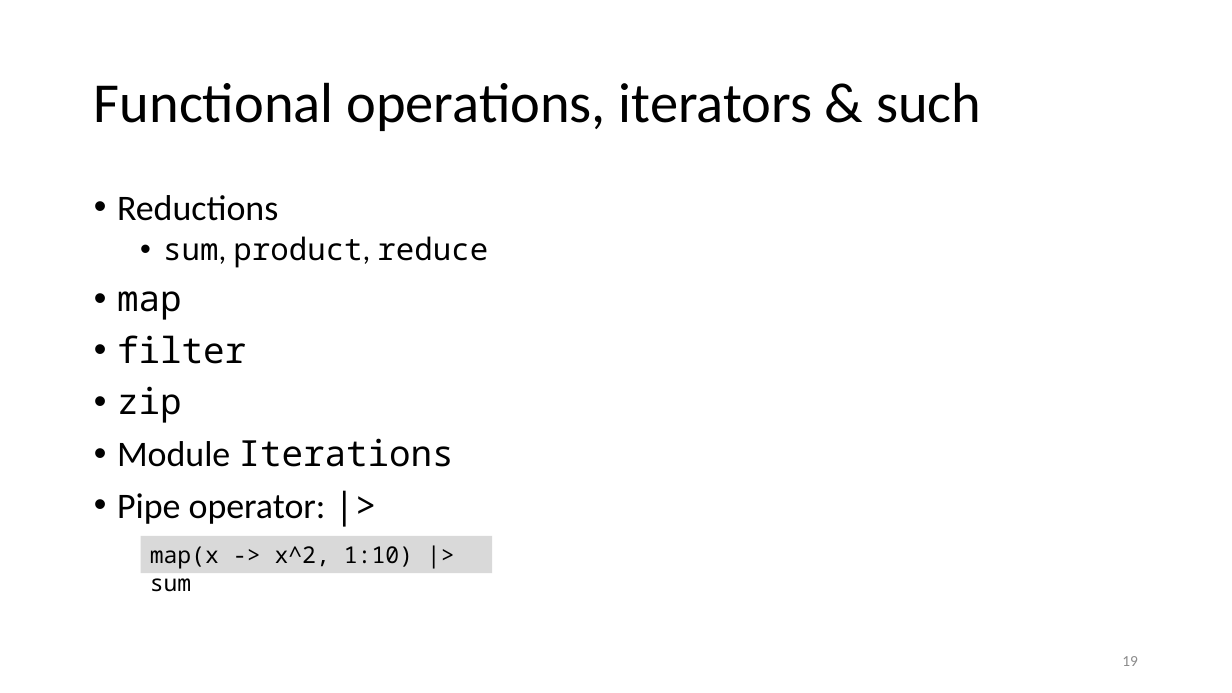
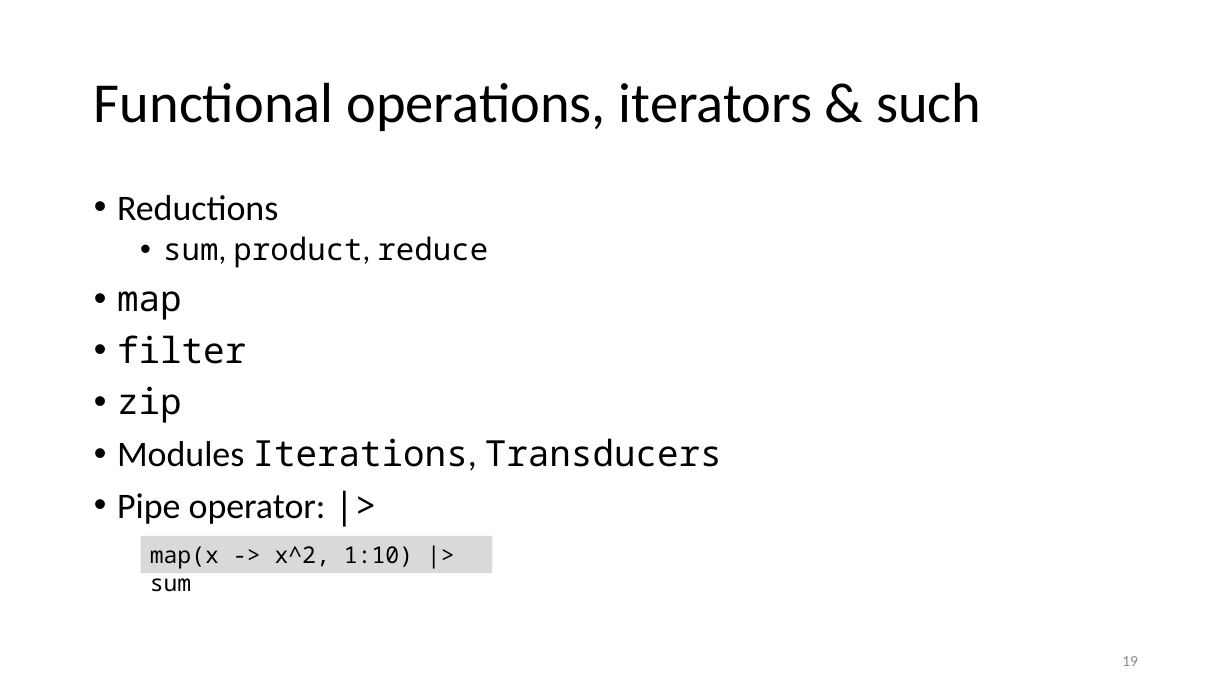
Before and after one commit to gjbex/Julia_good_bad_ugly, a slide deck: slide 19 of julia_good_back_ugly.pptx. Drawn at 1232x693 pixels with LibreOffice and Linux fonts; fonts in the diff are those of the drawing. Boxes give left, top, right and bottom in pixels: in the first picture for what was removed or moved away, otherwise in the second. Text is boxed around its words. In the diff, an @@ line names an element or a change of style, - is before the commit and + after.

Commit message:
Feedback 2023-03-08
* Fix typos
* add alias on import
* Fix formatting
* Mention Transducers package

```diff
--- a/julia_good_back_ugly.pptx
+++ b/julia_good_back_ugly.pptx
@@ text at bbox=[117, 438, 722, 471]: text changed @@
-• Module Iterations
+• Modules Iterations, Transducers
```
Also in this commit, not shown: 4 other slides changed.
